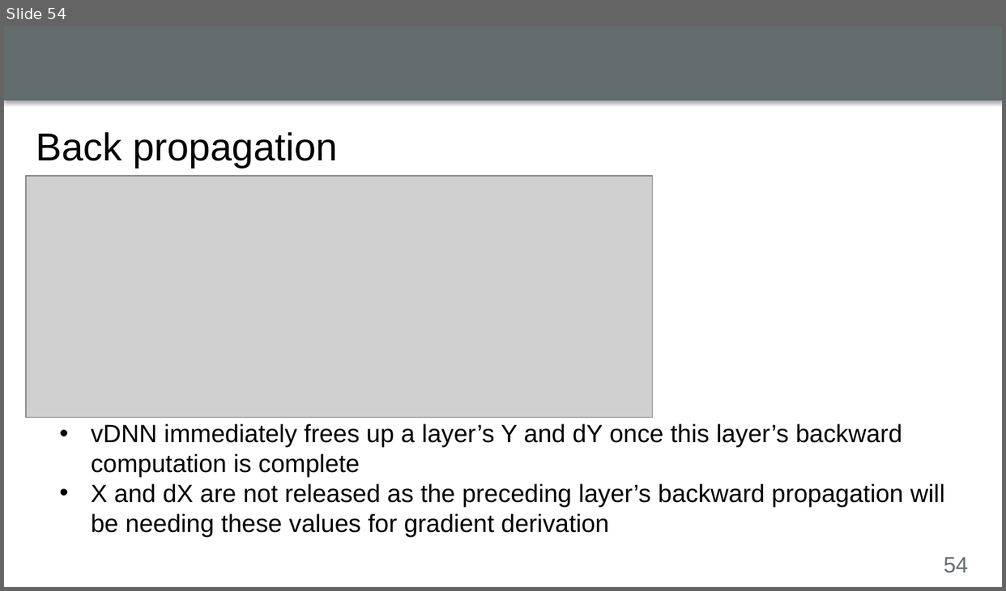
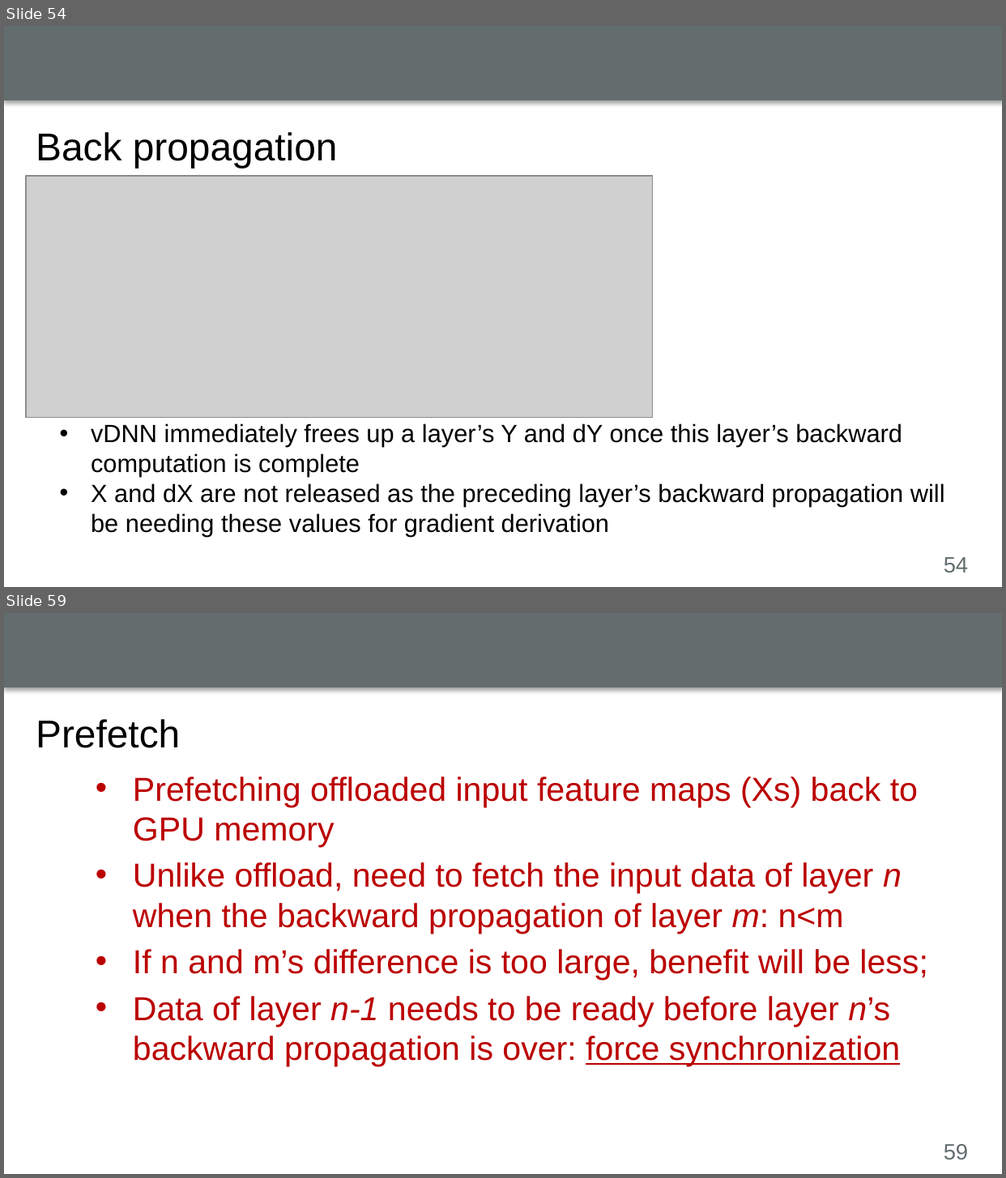
Before and after one commit to luyuliu/CSE-5194, a slide deck: presentation/presentation.pptx. Shown one above the other, each under a label of ours: slide 54 before the commit, slides 54 and 59 after it; the slides between them are not shown. The pictures are 1006x591 and 1006x1178 pixels, drawn with LibreOffice and Linux fonts; fonts in the diff are those of the drawing; grey boxes stand for pictures; background and template pictures are left out. Boxes give left, top, right and bottom in pixels: in the first picture for what was removed or moved away, otherwise in the second. Text is boxed around its words. In the diff, an @@ line names an element or a change of style, - is before the commit and + after.

```diff
--- a/presentation/presentation.pptx
+++ b/presentation/presentation.pptx
@@ slide 59 added at bbox=[4, 613, 1002, 1174], background #FFFFFF; not listed: 2 template elements that a slide beside it also shows @@
@@ title added at bbox=[36, 719, 180, 748], 28 pt, text #000000 @@
+Prefetch
@@ text added at bbox=[86, 763, 984, 1133], outline #FFFFFF 0.75 pt, 24 pt, text #BB0000 @@
+• Prefetching offloaded input feature maps (Xs) back to GPU memory
+• Unlike offload, need to fetch the input data of layer n when the backward propagation of layer m: n<m
+• If n and m’s difference is too large, benefit will be less;
+• Data of layer n-1 needs to be ready before layer n’s backward propagation is over: force synchronization
```
Also in this commit, not shown: 2 slides changed, 17 other slides added.
